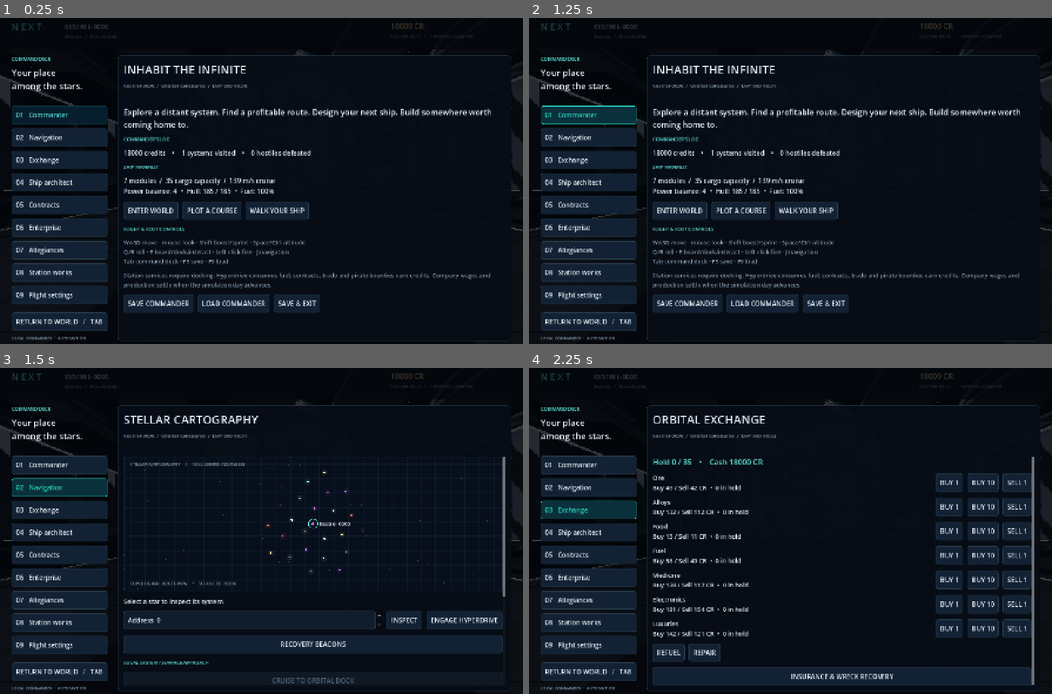
Above: before the commit, frames 1-4 (two rows, left to right).
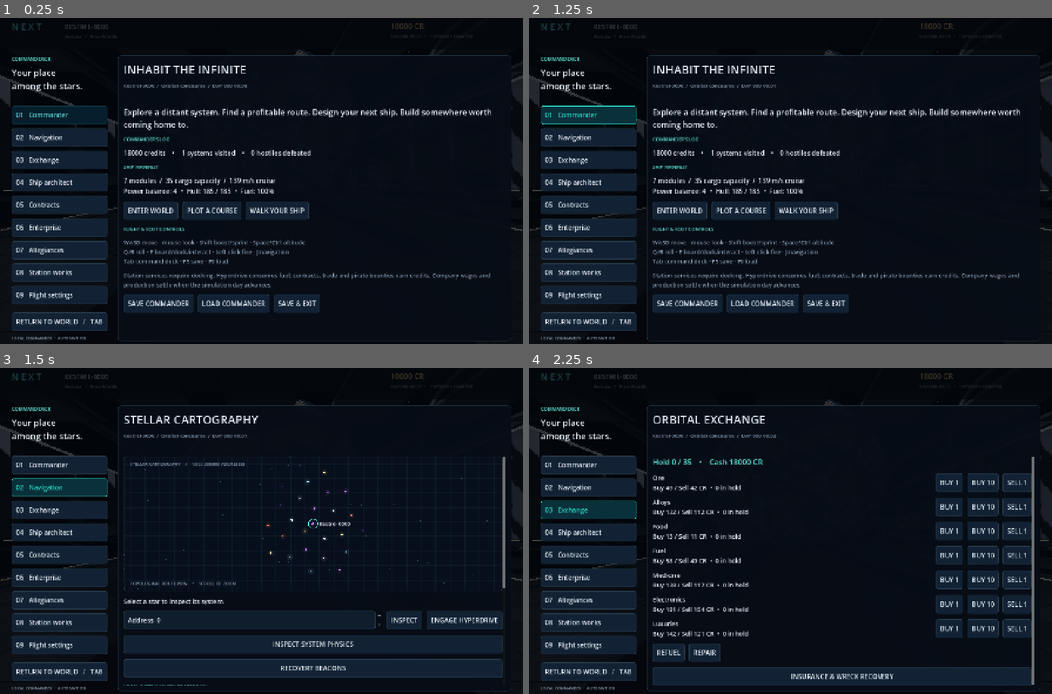
Above: after the commit, the same moments.

Repository: nerdrx/NeXt
Game: Godot game, scene res://scenes/main.tscn
Same seed, same stepped clock (60 frames per second), same inputs: the game is played once before the commit and once after it.
Inputs:
- Up to frame 1 (0.25 s): no input
- Up to frame 2 (1.25 s): click "01 Commander" at 0.5 s
- Up to frame 3 (1.5 s): click "02 Navigation" at 1.25 s
- Up to frame 4 (2.25 s): click "03 Exchange" at 2 s

Frames 1-2 are identical in both runs. In frame 3, 3.6% of the frame differs, in the area x 23-97%, y 67-98%; in frame 4, nothing differs.

Commit message:
Add deterministic celestial physics catalog and orbital radiation survey

Diff:
--- /dev/null
+++ b/scripts/celestial_physics.gd
@@ -0,0 +1,88 @@
+class_name CelestialPhysics
+extends RefCounted
+
+const SOLAR_RADIUS_M: float = 6.957e8
+const SOLAR_MU: float = 1.3271244e20
+const SOLAR_LUMINOSITY_W: float = 3.828e26
+const EARTH_RADIUS_M: float = 6.3781e6
+const EARTH_MU: float = 3.986004e14
+const AU_M: float = 149597870700.0
+const STEFAN_BOLTZMANN: float = 5.670374419e-8
+const LIGHT_SPEED_MPS: float = 299792458.0
+
+# Nominal solar and terrestrial constants follow IAU 2015 B3; thermal approximation follows NASA.
+# https://iauarchive.eso.org/static/resolutions/IAU2015_English.pdf
+# https://science.nasa.gov/wp-content/uploads/2023/09/Habitable_Zone.pdf
+# Orbital inputs are bounded to mu <= 1e40 m^3/s^2 and 1e-50 <= a <= 1e30 m.
+const MAX_ORBITAL_MU: float = 1.0e40
+const MIN_ORBITAL_AXIS_M: float = 1.0e-50
+const MAX_ORBITAL_AXIS_M: float = 1.0e30
+
+
+# Log-space scalar formulas avoid intermediate overflow for representable results.
+static func luminosity(radius_m: float, temp_k: float) -> float:
+	if not _positive_finite(radius_m) or not _positive_finite(temp_k): return 0.0
+	var result: float = exp(log(4.0 * PI * STEFAN_BOLTZMANN) + 2.0 * log(radius_m) + 4.0 * log(temp_k))
+	return result if is_finite(result) else 0.0
+
+
+static func irradiance(luminosity_w: float, distance_m: float) -> float:
+	if not _positive_finite(luminosity_w) or not _positive_finite(distance_m): return 0.0
+	var result: float = exp(log(luminosity_w) - log(4.0 * PI) - 2.0 * log(distance_m))
+	return result if is_finite(result) else 0.0
+
+
+static func equilibrium_temperature(flux_w_m2: float, bond_albedo: float) -> float:
+	if not _positive_finite(flux_w_m2) or not is_finite(bond_albedo) or bond_albedo < 0.0 or bond_albedo > 1.0: return 0.0
+	if bond_albedo == 1.0: return 0.0
+	var result: float = exp(0.25 * (log(flux_w_m2) + log(1.0 - bond_albedo) - log(4.0 * STEFAN_BOLTZMANN)))
+	return result if is_finite(result) else 0.0
+
+
+static func surface_gravity(mu_m3_s2: float, radius_m: float) -> float:
+	if not _positive_finite(mu_m3_s2) or not _positive_finite(radius_m): return 0.0
+	var result: float = exp(log(mu_m3_s2) - 2.0 * log(radius_m))
+	return result if is_finite(result) else 0.0
+
+
+static func orbital_period(mu_m3_s2: float, semi_major_m: float) -> float:
+	if not _valid_orbit_scale(mu_m3_s2, semi_major_m): return 0.0
+	var result: float = TAU * exp(1.5 * log(semi_major_m) - 0.5 * log(mu_m3_s2))
+	return result if is_finite(result) else 0.0
+
+
+static func schwarzschild_radius(mu_m3_s2: float) -> float:
+	if not _positive_finite(mu_m3_s2): return 0.0
+	var result: float = mu_m3_s2 / (LIGHT_SPEED_MPS * LIGHT_SPEED_MPS) * 2.0
+	return result if is_finite(result) else 0.0
+
+
+static func orbital_state(mu_m3_s2: float, semi_major_m: float, eccentricity: float, mean_anomaly_at_epoch: float, elapsed_seconds: float) -> Dictionary:
+	if not _valid_orbit_scale(mu_m3_s2, semi_major_m) or not is_finite(eccentricity) or eccentricity < 0.0 or eccentricity > 0.8 or not is_finite(mean_anomaly_at_epoch) or not is_finite(elapsed_seconds):
+		return {}
+	var period: float = orbital_period(mu_m3_s2, semi_major_m)
+	if period <= 0.0: return {}
+	var elapsed_mod: float = fposmod(elapsed_seconds, period)
+	var mean_anomaly: float = fposmod(mean_anomaly_at_epoch + TAU * (elapsed_mod / period), TAU)
+	var eccentric_anomaly: float = mean_anomaly
+	for _iteration: int in 16:
+		var correction: float = (eccentric_anomaly - eccentricity * sin(eccentric_anomaly) - mean_anomaly) / (1.0 - eccentricity * cos(eccentric_anomaly))
+		eccentric_anomaly -= correction
+		if absf(correction) <= 1.0e-12: break
+	var cos_e: float = cos(eccentric_anomaly)
+	var sin_e: float = sin(eccentric_anomaly)
+	var radius: float = semi_major_m * (1.0 - eccentricity * cos_e)
+	var x: float = semi_major_m * (cos_e - eccentricity)
+	var y: float = semi_major_m * sqrt(1.0 - eccentricity * eccentricity) * sin_e
+	var speed_squared: float = mu_m3_s2 * (2.0 / radius - 1.0 / semi_major_m)
+	var speed: float = sqrt(speed_squared) if speed_squared >= 0.0 else NAN
+	if not is_finite(radius) or not is_finite(x) or not is_finite(y) or not is_finite(speed) or not is_finite(period): return {}
+	return {"distance_m": radius, "x_m": x, "y_m": y, "speed_mps": speed, "period_seconds": period}
+
+
+static func _valid_orbit_scale(mu_m3_s2: float, semi_major_m: float) -> bool:
+	return _positive_finite(mu_m3_s2) and mu_m3_s2 <= MAX_ORBITAL_MU and _positive_finite(semi_major_m) and semi_major_m >= MIN_ORBITAL_AXIS_M and semi_major_m <= MAX_ORBITAL_AXIS_M
+
+
+static func _positive_finite(value: float) -> bool:
+	return is_finite(value) and value > 0.0
--- /dev/null
+++ b/scripts/celestial_system.gd
@@ -0,0 +1,76 @@
+class_name CelestialSystem
+extends RefCounted
+
+# Physical catalog v1. Separate RNG leaves existing terrain, names and saves intact.
+# Stellar profiles are bounded game-generation approximations, not stellar evolution.
+const MODEL_VERSION := 1
+const GRAVITATIONAL_CONSTANT := 6.67430e-11
+
+static func generate(index: int) -> Dictionary:
+	var address := clampi(index, 0, Universe.SYSTEM_LIMIT - 1)
+	var legacy := Universe.system_data(address)
+	var rng := Universe._rng(address, 2903)
+	var star := _star(str(legacy.star_type), rng)
+	star["id"] = "%d:primary" % address
+	var bodies: Array[Dictionary] = []
+	var axis := maxf(0.05 * CelestialPhysics.AU_M, maxf(8.0 * float(star.radius_m), 0.4 * sqrt(maxf(float(star.luminosity_w) / CelestialPhysics.SOLAR_LUMINOSITY_W, 0.25)) * CelestialPhysics.AU_M))
+	for i in legacy.planets.size():
+		var source: Dictionary = legacy.planets[i]
+		var radius := float(source.radius) * CelestialPhysics.EARTH_RADIUS_M
+		var giant := float(source.radius) >= 1.8
+		var density := rng.randf_range(1000.0, 1800.0) if giant else rng.randf_range(3500.0, 6500.0)
+		var mass := 4.0 / 3.0 * PI * pow(radius, 3.0) * density
+		var body := {
+			"id": "%d:planet:%d" % [address, i], "name": source.name,
+			"kind": "Ice giant" if giant else "Rocky", "radius_m": radius,
+			"mass_kg": mass, "mu_m3_s2": mass * GRAVITATIONAL_CONSTANT,
+			"semi_major_m": axis, "eccentricity": rng.randf_range(0.0, 0.15),
+			"mean_anomaly_at_epoch": rng.randf_range(0.0, TAU),
+			"bond_albedo": rng.randf_range(0.08, 0.65),
+			"rotation_seconds": rng.randf_range(10.0, 72.0) * 3600.0,
+			"atmosphere": giant or bool(source.atmosphere),
+		}
+		body["surface_gravity_mps2"] = CelestialPhysics.surface_gravity(body.mu_m3_s2, radius)
+		body["period_seconds"] = CelestialPhysics.orbital_period(float(star.mu_m3_s2) + mass * GRAVITATIONAL_CONSTANT, axis)
+		bodies.append(body)
+		axis *= rng.randf_range(1.8, 2.2)
+	return {"version": MODEL_VERSION, "system_index": address, "star": star, "planets": bodies}
+
+static func sample(catalog: Dictionary, planet_index: int, elapsed_seconds: float) -> Dictionary:
+	if planet_index < 0 or planet_index >= catalog.planets.size(): return {}
+	var body: Dictionary = catalog.planets[planet_index]
+	var star: Dictionary = catalog.star
+	var orbit := CelestialPhysics.orbital_state(float(star.mu_m3_s2) + float(body.mu_m3_s2), body.semi_major_m, body.eccentricity, body.mean_anomaly_at_epoch, elapsed_seconds)
+	if orbit.is_empty(): return {}
+	var flux := CelestialPhysics.irradiance(star.luminosity_w, orbit.distance_m)
+	orbit["irradiance_w_m2"] = flux
+	orbit["equilibrium_temperature_k"] = CelestialPhysics.equilibrium_temperature(flux, body.bond_albedo)
+	return orbit
+
+static func _star(kind: String, rng: RandomNumberGenerator) -> Dictionary:
+	var mass_solar := rng.randf_range(0.8, 1.3)
+	var radius := 0.0
+	var temperature := 0.0
+	var light := 0.0
+	match kind:
+		"Red Dwarf": mass_solar = rng.randf_range(0.1, 0.55)
+		"Blue Giant": mass_solar = rng.randf_range(8.0, 30.0)
+		"White Dwarf": mass_solar = rng.randf_range(0.5, 1.1)
+		"Neutron Star": mass_solar = rng.randf_range(1.2, 2.0)
+		"Black Hole": mass_solar = rng.randf_range(4.0, 20.0)
+	var mu := mass_solar * CelestialPhysics.SOLAR_MU
+	match kind:
+		"Black Hole": radius = CelestialPhysics.schwarzschild_radius(mu)
+		"Neutron Star":
+			radius = rng.randf_range(10000.0, 14000.0)
+			temperature = rng.randf_range(500000.0, 2000000.0)
+		"White Dwarf":
+			radius = 0.012 * CelestialPhysics.SOLAR_RADIUS_M * pow(mass_solar / 0.6, -1.0 / 3.0)
+			temperature = rng.randf_range(8000.0, 30000.0)
+		_:
+			radius = CelestialPhysics.SOLAR_RADIUS_M * pow(mass_solar, 0.8)
+			light = CelestialPhysics.SOLAR_LUMINOSITY_W * (0.23 * pow(mass_solar, 2.3) if mass_solar < 0.43 else pow(mass_solar, 3.5 if kind == "Blue Giant" else 4.0))
+			if kind == "Blue Giant": radius *= 1.8
+			temperature = pow(light / (4.0 * PI * radius * radius * CelestialPhysics.STEFAN_BOLTZMANN), 0.25)
+	if kind != "Black Hole": light = CelestialPhysics.luminosity(radius, temperature)
+	return {"kind": "Yellow Star" if kind == "Nebula" else kind, "embedded_nebula": kind == "Nebula", "mass_kg": mu / GRAVITATIONAL_CONSTANT, "mu_m3_s2": mu, "radius_m": radius, "temperature_k": temperature, "luminosity_w": light}
--- a/scripts/main.gd
+++ b/scripts/main.gd
@@ -1626,6 +1626,13 @@
 	await get_tree().process_frame
 	await get_tree().physics_frame
 	if not _check(world.planets.size() > 0, "home system planets"): return
+	open_menu("navigation")
+	deck.show_page("survey")
+	if not _check(deck.survey_labels.size() == world.planets.size() and "Equilibrium" in deck.survey_labels[0].text, "physical system survey is available in release build"): return
+	var physical_sample := CelestialSystem.sample(deck.survey_catalog, 0, 0.0)
+	if not _check(not physical_sample.is_empty() and physical_sample.irradiance_w_m2 > 0.0, "orbital radiation model in release build"): return
+	await _capture("celestial-survey")
+	close_menu()
 	if not _check(state.trade("food", 1, true).is_empty(), "commodity buy"): return
 	if not _check(state.trade("food", 1, false).is_empty(), "commodity sell"): return
 	var before: int = state.credits
--- a/scripts/ui/command_deck.gd
+++ b/scripts/ui/command_deck.gd
@@ -12,6 +12,8 @@
 var navigation_info: Label
 var _clock_label := ""
 var balance_label: Label
+var survey_catalog: Dictionary = {}
+var survey_labels: Array[Label] = []
 
 func _ready() -> void:
 	set_anchors_and_offsets_preset(Control.PRESET_FULL_RECT)
@@ -75,6 +77,8 @@
 
 func show_page(value: String = "overview") -> void:
 	page = value
+	survey_catalog = {}
+	survey_labels.clear()
 	show()
 	game.ui_open = true
 	game.pilot.enabled = false
@@ -90,6 +94,7 @@
 	match page:
 		"overview": _overview()
 		"navigation": _navigation()
+		"survey": _survey()
 		"market": _market()
 		"shipyard": _shipyard()
 		"contracts": _contracts()
@@ -108,6 +113,7 @@
 	var text := "%03d %s" % [state.day, state.clock_text()]
 	if text == _clock_label: return
 	_clock_label = text
+	if page == "survey" and not survey_catalog.is_empty(): _update_survey()
 	subtitle.text = "%s  /  %s  /  DAY %s" % [Universe.system_data(state.system_index).name, game.location_title(), text]
 
 func refresh() -> void:
@@ -187,6 +193,7 @@
 		chart.destination = int(address.value)
 		chart.queue_redraw()))
 	controls.add_child(InterfaceTheme.button("ENGAGE HYPERDRIVE", func(): game.request_jump(destination)))
+	_button("INSPECT SYSTEM PHYSICS", show_page.bind("survey"))
 	_button("RECOVERY BEACONS", show_page.bind("recovery"))
 	_text("LOCAL SYSTEM / SURFACE APPROACH", 13, InterfaceTheme.CYAN)
 	_button("CRUISE TO ORBITAL DOCK", game.approach_public_station, not game.pilot.flying or game.aboard)
@@ -202,6 +209,34 @@
 		var land_button := InterfaceTheme.button("COLONY APPROACH", game.approach_colony.bind(index))
 		land_button.disabled = not game.pilot.flying or game.surface_index >= 0
 		row.add_child(land_button)
+
+func _survey() -> void:
+	heading.text = "PHYSICAL SYSTEM SURVEY"
+	survey_catalog = CelestialSystem.generate(destination)
+	var star: Dictionary = survey_catalog.star
+	_text("%s / %s%s" % [Universe.system_data(destination).name, star.kind, " within a nebula" if star.embedded_nebula else ""], 22, InterfaceTheme.CYAN)
+	if star.kind == "Black Hole":
+		_text("Mass %.2f solar / Event horizon %.1f km\nNon-rotating, inactive model; accretion radiation excluded." % [star.mu_m3_s2 / CelestialPhysics.SOLAR_MU, star.radius_m / 1000.0], 17)
+	else:
+		_text("Mass %.2f solar / Radius %.0f km / Effective temperature %.0f K\nLuminosity %.4f solar" % [star.mu_m3_s2 / CelestialPhysics.SOLAR_MU, star.radius_m / 1000.0, star.temperature_k, star.luminosity_w / CelestialPhysics.SOLAR_LUMINOSITY_W], 17)
+	_text("Orbital and radiation model. Flight locations currently remain compressed and stationary. Equilibrium temperature excludes atmosphere warming and internal heat.", 16, InterfaceTheme.GOLD)
+	for body: Dictionary in survey_catalog.planets:
+		_text(str(body.name).to_upper() + " / " + str(body.kind), 16, InterfaceTheme.CYAN)
+		survey_labels.append(_text("", 17))
+	if survey_catalog.planets.is_empty(): _text("No planets catalogued in this system.")
+	_update_survey()
+	_button("RETURN TO NAVIGATION", show_page.bind("navigation"))
+
+func _update_survey() -> void:
+	# Astronomical time follows the persisted accelerated calendar, never OS/shader time.
+	var seconds: float = (float(game.state.day) + game.state.day_progress / GameState.DAY_SECONDS) * 86400.0
+	for i in survey_labels.size():
+		var body: Dictionary = survey_catalog.planets[i]
+		var sample := CelestialSystem.sample(survey_catalog, i, seconds)
+		if sample.is_empty():
+			survey_labels[i].text = "Orbital estimate unavailable."
+			continue
+		survey_labels[i].text = "Radius %.0f km / Gravity %.2f g / Orbit %.3f AU\nYear %.1f days / Speed %.1f km/s / Equilibrium %.0f K\nReceived radiation %.1f W/m² / Reflectivity %.0f%%" % [body.radius_m / 1000.0, body.surface_gravity_mps2 / FlightDynamics.STANDARD_GRAVITY, sample.distance_m / CelestialPhysics.AU_M, body.period_seconds / 86400.0, sample.speed_mps / 1000.0, sample.equilibrium_temperature_k, sample.irradiance_w_m2, body.bond_albedo * 100.0]
 
 func _select_destination(address: int) -> void:
 	destination = address
--- /dev/null
+++ b/tests/test_celestial_physics.gd
@@ -0,0 +1,47 @@
+extends SceneTree
+
+const Physics = preload("res://scripts/celestial_physics.gd")
+
+
+func _initialize() -> void:
+	_run()
+
+
+func _run() -> void:
+	assert(absf(Physics.surface_gravity(Physics.EARTH_MU, Physics.EARTH_RADIUS_M) - 9.8) < 0.02)
+	var earth_year: float = Physics.orbital_period(Physics.SOLAR_MU, Physics.AU_M)
+	assert(absf(earth_year / 86400.0 - 365.26) < 0.1)
+	assert(absf(Physics.irradiance(Physics.SOLAR_LUMINOSITY_W, Physics.AU_M) - 1361.0) < 2.0)
+	assert(absf(Physics.equilibrium_temperature(1361.0, 0.3) - 255.0) < 1.0)
+	assert(absf(pow(Physics.SOLAR_LUMINOSITY_W / (4.0 * PI * Physics.SOLAR_RADIUS_M * Physics.SOLAR_RADIUS_M * Physics.STEFAN_BOLTZMANN), 0.25) - 5772.0) < 2.0)
+	assert(absf(Physics.schwarzschild_radius(Physics.SOLAR_MU) / 1000.0 - 2.953) < 0.01)
+
+	var eccentricity: float = 0.2
+	var perihelion: Dictionary = Physics.orbital_state(Physics.SOLAR_MU, Physics.AU_M, eccentricity, 0.0, 0.0)
+	var aphelion: Dictionary = Physics.orbital_state(Physics.SOLAR_MU, Physics.AU_M, eccentricity, PI, 0.0)
+	assert(absf(float(perihelion.distance_m) - Physics.AU_M * (1.0 - eccentricity)) < 1.0)
+	assert(absf(float(aphelion.distance_m) - Physics.AU_M * (1.0 + eccentricity)) < 1.0)
+	assert(float(perihelion.speed_mps) > float(aphelion.speed_mps))
+	var one_year_later: Dictionary = Physics.orbital_state(Physics.SOLAR_MU, Physics.AU_M, eccentricity, 0.7, earth_year)
+	var at_epoch: Dictionary = Physics.orbital_state(Physics.SOLAR_MU, Physics.AU_M, eccentricity, 0.7, 0.0)
+	assert(absf(float(one_year_later.x_m) - float(at_epoch.x_m)) < 1.0)
+	assert(absf(float(one_year_later.y_m) - float(at_epoch.y_m)) < 1.0)
+	for result: Dictionary in [perihelion, aphelion, one_year_later]:
+		for value: Variant in result.values(): assert(is_finite(float(value)))
+	assert(Physics.luminosity(INF, 5000.0) == 0.0)
+	assert(Physics.irradiance(1.0, NAN) == 0.0)
+	assert(Physics.equilibrium_temperature(1.0, 1.1) == 0.0)
+	assert(Physics.surface_gravity(1.0, 0.0) == 0.0)
+	assert(Physics.orbital_period(-1.0, 1.0) == 0.0)
+	assert(Physics.schwarzschild_radius(NAN) == 0.0)
+	assert(Physics.orbital_state(Physics.SOLAR_MU, Physics.AU_M, 0.81, 0.0, 0.0).is_empty())
+	assert(Physics.orbital_state(INF, Physics.AU_M, 0.2, 0.0, 0.0).is_empty())
+	assert(Physics.orbital_state(Physics.SOLAR_MU, Physics.AU_M, 0.2, NAN, 0.0).is_empty())
+	assert(Physics.orbital_state(Physics.SOLAR_MU, Physics.AU_M, 0.2, 0.0, INF).is_empty())
+	assert(Physics.orbital_state(Physics.SOLAR_MU, 1.0e31, 0.2, 0.0, 0.0).is_empty())
+	assert(absf(Physics.irradiance(1e308, 1e154) - 1.0 / (4.0 * PI)) < 1e-12)
+	assert(absf(Physics.surface_gravity(1e300, 1e155) / 1e-10 - 1.0) < 1e-12)
+	assert(Physics.equilibrium_temperature(1e308, 0.0) > 1e78)
+	assert(Physics.orbital_period(1e-300, 1e29) > 1e190)
+	print("CELESTIAL_PHYSICS_OK: reference values, elliptic orbit, invalid inputs")
+	quit()
--- /dev/null
+++ b/tests/test_celestial_survey.gd
@@ -0,0 +1,31 @@
+extends SceneTree
+
+func _initialize() -> void: _run.call_deferred()
+
+func _run() -> void:
+	var game = load("res://scenes/main.tscn").instantiate()
+	root.add_child(game)
+	await process_frame
+	game.set_process(false)
+	game.open_menu("navigation")
+	game.deck._select_destination(0)
+	game.deck.show_page("survey")
+	assert(game.deck.survey_labels.size() == Universe.system_data(0).planets.size())
+	var initial: String = game.deck.survey_labels[0].text
+	assert("Gravity" in initial and "Equilibrium" in initial and "Received radiation" in initial)
+	game.state.advance_time(86400.0)
+	game.deck._update_clock()
+	assert(initial != game.deck.survey_labels[0].text, "persisted world time changes the displayed orbital and thermal estimates")
+	await create_timer(0.5).timeout
+	if DisplayServer.get_name() != "headless":
+		await RenderingServer.frame_post_draw
+		root.get_texture().get_image().save_png("res://build/celestial-survey.png")
+	game.deck.show_page("overview")
+	assert(game.deck.survey_catalog.is_empty() and game.deck.survey_labels.is_empty())
+	game.sound.shutdown()
+	game.session.leave()
+	game.queue_free()
+	await process_frame
+	await process_frame
+	print("CELESTIAL_SURVEY_OK: navigation selection, live calendar estimates and page cleanup")
+	quit()
--- /dev/null
+++ b/tests/test_celestial_system.gd
@@ -0,0 +1,50 @@
+extends SceneTree
+
+func _initialize() -> void:
+	var legacy_hashes := {0: "ab189da0f664f3eeab06215c04ca437de7826f729891916331d03c1365c1bd4e", 42: "8589858de3caa5b41d3a4ae3e836253d1e53c58e7cd3abaa6ba5a03aa165e960", 123456: "654c04bc44338c8e30cd4f9261022b40223dfb56071fb97e7c79423235792201", 999999999: "d3c5153ea03f7e0a6e57c9bf512a9e513b7c66a24a29230e5ae12c21c6233dfd"}
+	for index: int in legacy_hashes:
+		assert(JSON.stringify(Universe.system_data(index)).sha256_text() == legacy_hashes[index], "existing world generation remains stable")
+	var kinds := {}
+	for index in 100:
+		var catalog := CelestialSystem.generate(index)
+		assert(catalog == CelestialSystem.generate(index))
+		var star: Dictionary = catalog.star
+		kinds[Universe.system_data(index).star_type] = true
+		assert(star.mu_m3_s2 > 0 and star.radius_m > 0 and is_finite(star.mass_kg))
+		if star.kind == "Black Hole":
+			assert(star.luminosity_w == 0.0)
+			assert(is_equal_approx(star.radius_m, CelestialPhysics.schwarzschild_radius(star.mu_m3_s2)))
+		var previous_apo := 0.0
+		for i in catalog.planets.size():
+			var body: Dictionary = catalog.planets[i]
+			assert(body.semi_major_m * (1.0 - body.eccentricity) > maxf(star.radius_m, previous_apo))
+			previous_apo = body.semi_major_m * (1.0 + body.eccentricity)
+			var sample := CelestialSystem.sample(catalog, i, 0.0)
+			assert(not sample.is_empty())
+			assert(sample.equilibrium_temperature_k >= 0.0 and is_finite(sample.irradiance_w_m2))
+			assert(sample == CelestialSystem.sample(catalog, i, 0.0))
+	assert(kinds.size() == Universe.STAR_TYPES.size())
+	# Shared orbital distance drives radiation and equilibrium temperature.
+	var fixture := CelestialSystem.generate(0)
+	fixture.star.luminosity_w = CelestialPhysics.SOLAR_LUMINOSITY_W
+	fixture.planets[0].eccentricity = 0.2
+	fixture.planets[0].mean_anomaly_at_epoch = 0.0
+	var near := CelestialSystem.sample(fixture, 0, 0.0)
+	var far := CelestialSystem.sample(fixture, 0, near.period_seconds * 0.5)
+	assert(near.irradiance_w_m2 > far.irradiance_w_m2)
+	assert(near.equilibrium_temperature_k > far.equilibrium_temperature_k)
+	assert(absf(near.irradiance_w_m2 / far.irradiance_w_m2 - 2.25) < 0.00001)
+	assert(absf(near.equilibrium_temperature_k / far.equilibrium_temperature_k - sqrt(1.5)) < 0.00001)
+	var state := GameState.new()
+	state.advance_time(1234.0)
+	var seconds := (state.day + state.day_progress / GameState.DAY_SECONDS) * 86400.0
+	var expected := CelestialSystem.sample(fixture, 0, seconds)
+	var path := "user://celestial-%d.json" % OS.get_process_id()
+	assert(state.save(path).is_empty())
+	var restored := GameState.new()
+	assert(restored.load_save(path).is_empty())
+	var restored_seconds := (restored.day + restored.day_progress / GameState.DAY_SECONDS) * 86400.0
+	assert(expected == CelestialSystem.sample(fixture, 0, restored_seconds), "saved calendar restores the same orbital and thermal state")
+	DirAccess.remove_absolute(ProjectSettings.globalize_path(path))
+	print("CELESTIAL_SYSTEM_OK: generation stability, physical profiles, orbit-radiation-temperature coupling, saved epoch")
+	quit()
Not shown, added: scripts/celestial_physics.gd.uid
Not shown, added: scripts/celestial_system.gd.uid
Not shown, added: tests/test_celestial_physics.gd.uid
Not shown, added: tests/test_celestial_survey.gd.uid
Not shown, added: tests/test_celestial_system.gd.uid
Not shown, changed: .github/workflows/windows.yml
Not shown, changed: docs/SYSTEMIC_SIMULATION.md
Not shown, changed: docs/VALIDATION.md
